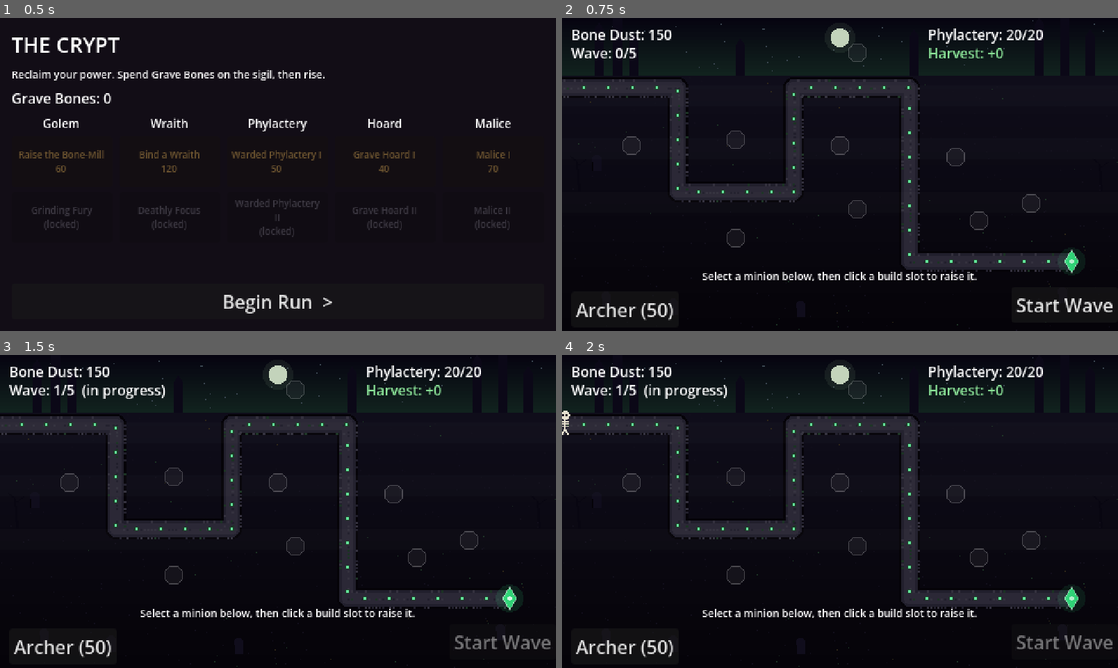
Above: before the commit, frames 1-4 (two rows, left to right).
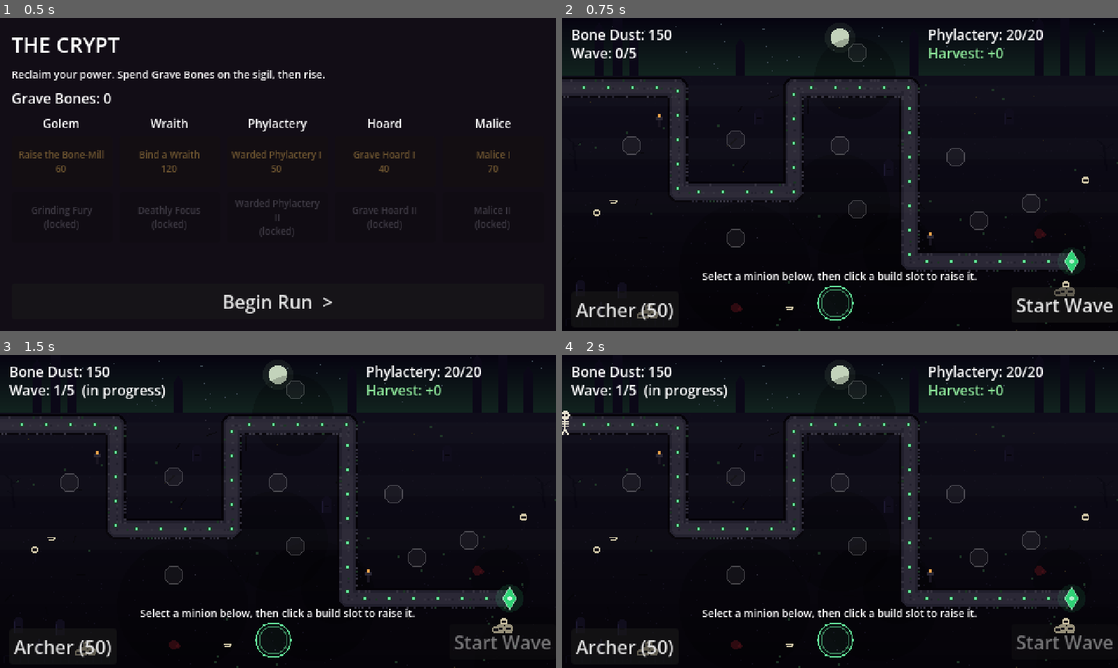
Above: after the commit, the same moments.

Repository: aschollwoeck/debonethemall
Game: Godot game, scene res://scenes/hub/hub.tscn
Same seed, same stepped clock (60 frames per second), same inputs: the game is played once before the commit and once after it.
Inputs:
- Up to frame 1 (0.5 s): no input
- Up to frame 2 (0.75 s): click "Begin Run >" at 0.5 s
- Up to frame 3 (1.5 s): click "Start Wave" at 1.25 s
- Up to frame 4 (2 s): no input

Frame 1 is identical in both runs. In frame 2, 1.0% of the frame differs, in the area x 2-100%, y 6-100%; in frame 3, 1.0%; in frame 4, 1.0%.

Commit message:
feat(visual): enrich top-down backdrop atmosphere (M2 slice 1b)
Keep the top-down camera (chosen over a horizon composition) and enrich the
graveyard field: varied ground (soft blotches, cracks, moss clumps, gravel) and a
macabre set-dressing scatter — gravestones, dead trees, skull piles, staked skulls,
a necrotic summoning circle, braziers, blood pools, loose bones, a broken fence —
all placed clear of the path and the 9 build slots (geometrically verified). Their
glow blooms in the lighting slice.

Applies review nits: fixed the fence 'broken bars' dead code (now index-driven),
and rounded out the set-dressing lists (loose bones, singular fence). 60 tests green.

Co-Authored-By: Claude Opus 4.8 (1M context) <noreply@anthropic.com>
Claude-Session: https://claude.ai/code/session_01P8fbTuTW77i57Wh6oPPauN

Diff:
--- a/scripts/world/backdrop.gd
+++ b/scripts/world/backdrop.gd
@@ -1,11 +1,14 @@
 extends Node2D
 class_name Backdrop
-## Layered graveyard backdrop (M2 slice 1 — the Visual Overhaul, docs/art-direction.md §8).
+## Layered graveyard backdrop (M2 visual overhaul, docs/art-direction.md §8–9).
 ## Replaces the flat grey field with atmosphere: a distant horizon strip (cold sky, a sick moon,
-## crypt-spire silhouettes) over a top-down dark graveyard field (dirt/moss/bone speckle +
-## drifting ground fog), plus the cobbled winding path. Draws behind gameplay (z_index -10).
+## crypt-spire silhouettes) over a top-down dark graveyard field with varied ground (blotches,
+## cracks, moss, gravel, bone), a scatter of macabre set-dressing (gravestones, dead trees,
+## skull piles, staked skulls, a summoning circle, braziers, blood, loose bones, a broken fence),
+## and the cobbled winding path. Draws behind gameplay (z_index -10), clear of path/build slots.
 ##
-## Lighting, vignette, and the additive glow are M2 slice 2; the macabre prop kit is slice 7.
+## The additive lighting/vignette that makes the braziers, summoning circle, and runes bloom is
+## M2 slice 2; here they're drawn as their base (unlit) shapes.
 
 const HORIZON := 50.0   # y below which the top-down field begins
 
@@ -18,22 +21,33 @@
 const MOON := Color("c3d3bb")
 const STAR := Color("3a4650")
 const MOSS := Color("1c3324")
+const GRAVEL := Color("2a2734")
 const BONEBIT := Color("2e2718")
 const DIRT := Color("120f1c")
+const BLOTCH := Color(0, 0, 0, 0.22)
+const CRACK := Color(0.02, 0.015, 0.03, 0.9)
 const STONE_DARK := Color("050308")
 const STONE_BASE := Color("211f2c")
 const STONE_LIT := Color("2b2836")
 const COBBLE := Color("34313e")
 const GRAVE := Color("100d1c")
+const GRAVE_LIT := Color("1c1830")
 const TREE := Color("080611")
+const SKULL := Color("cdc3a4")
+const SKULL_DARK := Color("141018")
+const EMBER := Color("e8a24a")
+const BLOOD := Color(0.34, 0.07, 0.10, 0.5)
 const RUNE := Color("63e39a")   # act accent — slice 2 makes it bloom
+
 const FOG_COLOR := Color(0.55, 0.62, 0.58, 0.028)
 ## Crypt spires along the horizon: [x, height].
 const SPIRES := [[28, 40], [44, 54], [58, 30], [150, 26], [300, 34], [408, 44], [430, 58], [452, 34]]
 
 var _path: PackedVector2Array
 var _stars: Array = []
-var _speckles: Array = []       # {p:Vector2, c:Color}
+var _speckles: Array = []       # {p:Vector2, c:Color, s:int}  (s = pixel size)
+var _blotches: Array = []       # {p:Vector2, r:float}
+var _cracks: Array = []         # {a:Vector2, b:Vector2}
 var _cobbles: Array = []        # {p:Vector2, c:Color}
 var _runes: Array = []          # Vector2
 var _fog: float = 0.0
@@ -56,13 +70,30 @@
 	_stars.clear()
 	for i in 40:
 		_stars.append(Vector2(rng.randf() * 480.0, rng.randf() * HORIZON))
+	# ground speckle: dirt / moss clumps / gravel / bone bits
 	_speckles.clear()
-	for i in 280:
+	for i in 320:
 		var p := Vector2(rng.randf() * 480.0, HORIZON + rng.randf() * (270.0 - HORIZON))
 		var v := rng.randf()
-		var c := MOSS if v > 0.9 else (BONEBIT if v > 0.85 else DIRT)
-		_speckles.append({"p": p, "c": c})
-	# cobble texture + glowing rune stones sampled along the real path
+		var c: Color; var s := 1
+		if v > 0.92: c = MOSS; s = 2
+		elif v > 0.86: c = GRAVEL; s = 1
+		elif v > 0.82: c = BONEBIT; s = 1
+		else: c = DIRT; s = 1
+		_speckles.append({"p": p, "c": c, "s": s})
+	# large soft dark patches (ground variegation)
+	_blotches.clear()
+	for i in 7:
+		_blotches.append({"p": Vector2(rng.randf() * 480.0, HORIZON + rng.randf() * (270.0 - HORIZON)),
+			"r": 24.0 + rng.randf() * 34.0})
+	# hairline cracks in the earth
+	_cracks.clear()
+	for i in 26:
+		var a := Vector2(rng.randf() * 480.0, HORIZON + rng.randf() * (270.0 - HORIZON))
+		var ang := rng.randf() * TAU
+		var ln := 4.0 + rng.randf() * 9.0
+		_cracks.append({"a": a, "b": a + Vector2(cos(ang), sin(ang)) * ln})
+	# cobble texture + rune stones along the real path
 	_cobbles.clear()
 	_runes.clear()
 	if _path.size() >= 2:
@@ -95,29 +126,28 @@
 
 
 func _draw() -> void:
-	# base
 	draw_rect(Rect2(0, 0, 480, 270), GROUND_LO)
 	# --- horizon strip ---
 	_vgrad(0, 0, 480, HORIZON, SKY_TOP, SKY_HORIZON, 16)
 	for s in _stars:
 		draw_rect(Rect2(s.x, s.y, 1, 1), STAR)
-	# sick moon + faint halo (kept clear of the top-right HUD readouts)
 	draw_circle(Vector2(240, 17), 13, Color(0.58, 0.72, 0.55, 0.10))
 	draw_circle(Vector2(240, 17), 8, MOON)
-	# crypt spires rising to the horizon
 	for sp in SPIRES:
 		_spire(sp[0], sp[1])
 	# --- top-down field ---
 	_vgrad(0, HORIZON, 480, 270 - HORIZON, GROUND_HI, GROUND_LO, 20)
+	for b in _blotches:
+		draw_circle(b.p, b.r, BLOTCH)
 	for sp in _speckles:
-		draw_rect(Rect2(sp.p.x, sp.p.y, 1, 1), sp.c)
-	# sparse set-dressing, kept clear of the path corridor (the macabre kit is slice 7)
-	_gravestone(30, 132); _gravestone(38, 250); _gravestone(432, 246)
-	_gravestone(96, 256); _gravestone(206, 258)
-	_tree(15, 150, 26); _tree(466, 150, 24)
-	# --- the cobbled path ---
+		draw_rect(Rect2(sp.p.x, sp.p.y, sp.s, sp.s), sp.c)
+	for cr in _cracks:
+		draw_line(cr.a, cr.b, CRACK, 1.0)
+	# --- set-dressing (kept clear of the path corridor and the 9 build slots) ---
+	_draw_props()
+	# --- the cobbled path (drawn over the ground, kept clean) ---
 	_draw_path()
-	# --- drifting ground fog (subtle) ---
+	# --- drifting ground fog ---
 	_draw_fog()
 
 
@@ -133,17 +163,99 @@
 		Vector2(x, HORIZON - h), Vector2(x + 4, HORIZON - h - 7), Vector2(x + 8, HORIZON - h)]), SPIRE)
 
 
-func _gravestone(x: float, y: float) -> void:
+# ---------------------------------------------------------------- set-dressing
+
+func _draw_props() -> void:
+	# a small graveyard clustered bottom-left, and lone stones tucked in the path's pockets
+	_grave(16, 240); _grave_cross(34, 256); _grave(52, 242)
+	_grave(170, 92); _grave(282, 136); _grave(386, 92)
+	# dead trees at the field edges
+	_tree(12, 132, 24); _tree(470, 132, 22)
+	# macabre kit (docs/art-direction.md §9)
+	_skull_pile(72, 256); _skull_pile(432, 236)
+	_staked_skull(30, 178); _staked_skull(452, 150)
+	_summon_circle(236, 246, 15)
+	_brazier(84, 88); _brazier(318, 190)
+	_blood(412, 186); _blood(150, 250)
+	_bones(44, 158); _bones(196, 250)
+	_fence(4, 96, 266)
+
+
+func _grave(x: float, y: float) -> void:
 	draw_rect(Rect2(x - 4, y - 10, 8, 10), GRAVE)
 	draw_circle(Vector2(x, y - 10), 4, GRAVE)
-	draw_rect(Rect2(x - 4, y - 8, 1, 8), STONE_DARK)
+	draw_rect(Rect2(x - 4, y - 10, 1, 10), GRAVE_LIT)   # lit left edge
+	draw_rect(Rect2(x - 2, y - 6, 4, 1), STONE_DARK)    # a carved line
+
+
+func _grave_cross(x: float, y: float) -> void:
+	draw_rect(Rect2(x - 1, y - 11, 2, 11), GRAVE)
+	draw_rect(Rect2(x - 4, y - 8, 8, 2), GRAVE)
+	draw_rect(Rect2(x - 1, y - 11, 1, 11), GRAVE_LIT)
 
 
 func _tree(x: float, base: float, h: float) -> void:
 	draw_line(Vector2(x, base), Vector2(x - 2, base - h), TREE, 2.0)
 	draw_line(Vector2(x - 2, base - h), Vector2(x - 8, base - h - 5), TREE, 1.0)
 	draw_line(Vector2(x - 2, base - h + 4), Vector2(x + 6, base - h - 2), TREE, 1.0)
-
+	draw_line(Vector2(x - 1, base - h * 0.5), Vector2(x - 6, base - h * 0.5 - 3), TREE, 1.0)
+
+
+func _skull(x: float, y: float, s: float) -> void:
+	draw_circle(Vector2(x, y), s, SKULL)
+	draw_rect(Rect2(x - s * 0.7, y, s * 1.4, s * 0.9), SKULL)
+	draw_rect(Rect2(x - s * 0.6, y - s * 0.2, s * 0.5, s * 0.5), SKULL_DARK)
+	draw_rect(Rect2(x + s * 0.1, y - s * 0.2, s * 0.5, s * 0.5), SKULL_DARK)
+
+
+func _skull_pile(x: float, y: float) -> void:
+	_skull(x, y, 4.0); _skull(x + 7, y, 4.0); _skull(x - 4, y + 1, 3.2); _skull(x + 3, y - 6, 3.4)
+
+
+func _staked_skull(x: float, y: float) -> void:
+	draw_rect(Rect2(x, y - 8, 1, 8), Color("0c0a16"))   # foreshortened stake
+	_skull(x, y - 10, 3.0)
+
+
+func _summon_circle(x: float, y: float, r: float) -> void:
+	draw_circle(Vector2(x, y), r, Color(RUNE.r, RUNE.g, RUNE.b, 0.05))   # faint inner
+	draw_arc(Vector2(x, y), r, 0, TAU, 40, RUNE, 1.0)
+	draw_arc(Vector2(x, y), r - 3, 0, TAU, 36, Color(RUNE.r, RUNE.g, RUNE.b, 0.5), 1.0)
+	for i in 6:                                          # rune ticks around the ring
+		var a := i * TAU / 6.0
+		var p := Vector2(x + cos(a) * r, y + sin(a) * r)
+		draw_rect(Rect2(p.x - 1, p.y - 1, 2, 2), RUNE)
+
+
+func _brazier(x: float, y: float) -> void:
+	draw_rect(Rect2(x - 1, y, 2, 6), Color("1a1622"))   # post
+	draw_rect(Rect2(x - 3, y - 3, 6, 3), Color("2a2734")) # bowl
+	draw_rect(Rect2(x - 1, y - 5, 2, 3), EMBER)          # ember (blooms in slice 2)
+
+
+func _blood(x: float, y: float) -> void:
+	draw_circle(Vector2(x, y), 4.0, BLOOD)
+	draw_circle(Vector2(x + 4, y + 1), 2.0, BLOOD)
+
+
+func _bones(x: float, y: float) -> void:
+	draw_line(Vector2(x - 3, y), Vector2(x + 3, y - 1), SKULL, 1.0)
+	draw_line(Vector2(x - 2, y + 2), Vector2(x + 3, y + 1), SKULL, 1.0)
+	draw_circle(Vector2(x + 3, y), 1.4, SKULL)
+
+
+func _fence(x0: float, x1: float, y: float) -> void:
+	var x := x0
+	var i := 0
+	while x < x1:
+		var tall := 2.0 if i % 5 == 4 else 6.0   # every 5th bar snapped short
+		draw_line(Vector2(x, y), Vector2(x, y - tall), Color("0a0814"), 1.0)
+		x += 7.0
+		i += 1
+	draw_line(Vector2(x0, y - 6), Vector2(x1, y - 6), Color("0a0814"), 1.0)
+
+
+# ---------------------------------------------------------------- path & fog
 
 func _draw_path() -> void:
 	_stroke(STONE_DARK, 18.0)
Not shown, changed: CHANGELOG.md
Not shown, changed: docs/architecture.md
